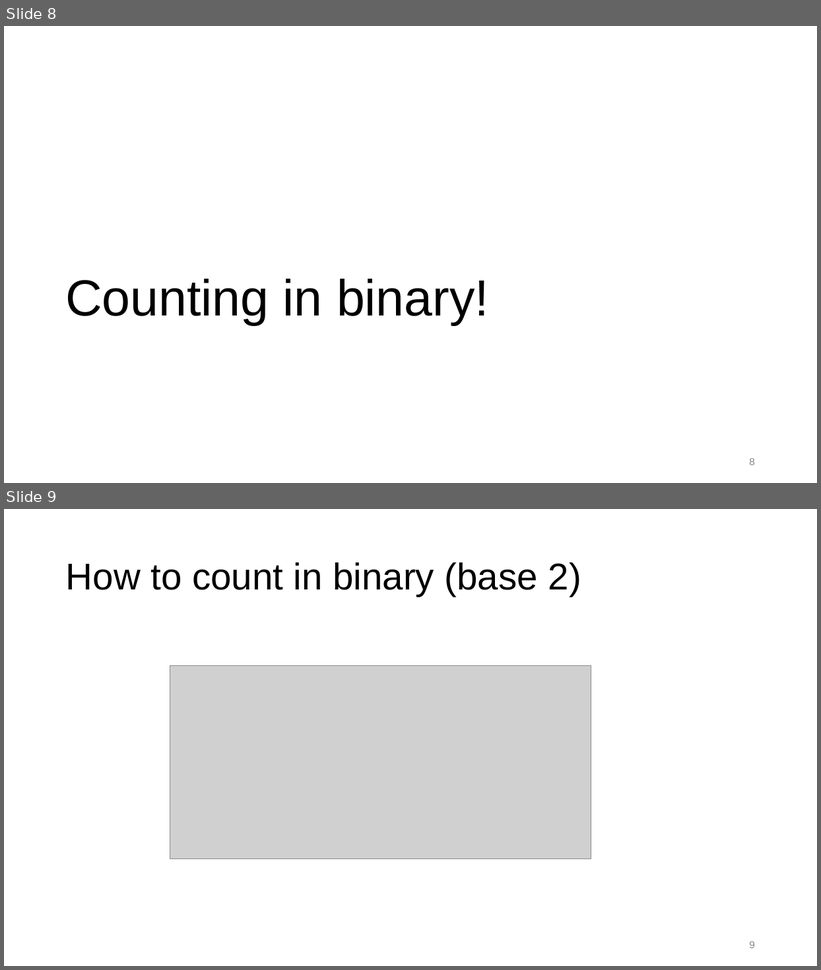
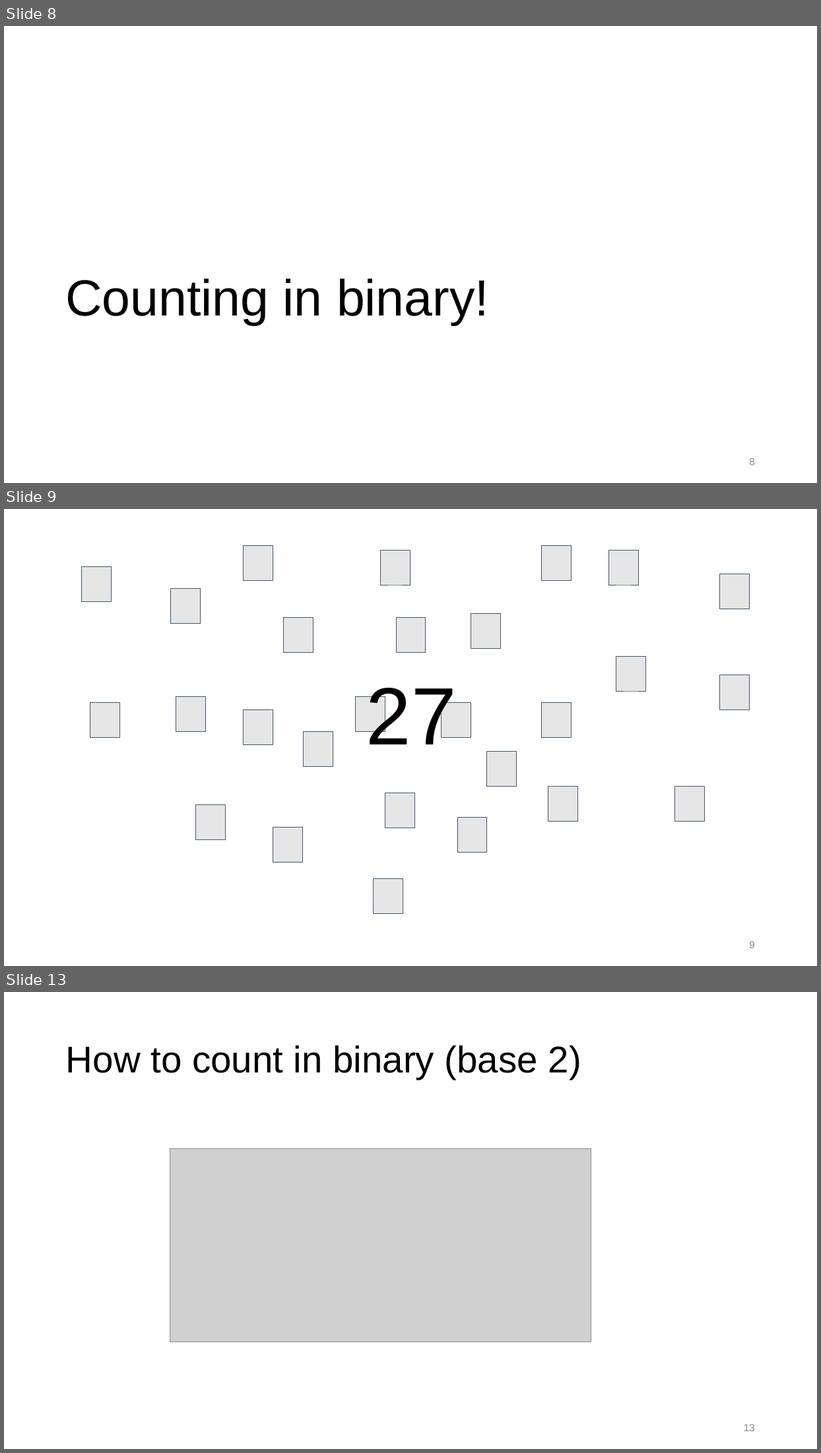
Before and after one commit to GWC-DCMB/ozobotLessons, a slide deck: binary_numbers/2018-08-23_decimalBinaryConversion.pptx. Shown one above the other, each under a label of ours: slides 8 and 9 before the commit, slides 8, 9 and 13 after it; the slides between them are not shown. The pictures are 821x970 and 821x1453 pixels, drawn with LibreOffice and Linux fonts; fonts in the diff are those of the drawing; grey boxes stand for pictures. Boxes give left, top, right and bottom in pixels: in the first picture for what was removed or moved away, otherwise in the second. Text is boxed around its words. In the diff, an @@ line names an element or a change of style, - is before the commit and + after.

```diff
--- a/binary_numbers/2018-08-23_decimalBinaryConversion.pptx
+++ b/binary_numbers/2018-08-23_decimalBinaryConversion.pptx
@@ slide 9 added at [4, 509, 817, 966], background #FFFFFF @@
@@ rectangle added at [244, 545, 274, 580], fill #E7E6E6, outline #44546A 0.75 pt @@
@@ rectangle added at [541, 545, 572, 580], fill #E7E6E6, outline #44546A 0.75 pt @@
@@ rectangle added at [81, 567, 112, 601], fill #E7E6E6, outline #44546A 0.75 pt @@
@@ rectangle added at [380, 550, 411, 585], fill #E7E6E6, outline #44546A 0.75 pt @@
@@ rectangle added at [609, 550, 639, 585], fill #E7E6E6, outline #44546A 0.75 pt @@
@@ rectangle added at [720, 574, 750, 609], fill #E7E6E6, outline #44546A 0.75 pt @@
@@ rectangle added at [171, 588, 201, 623], fill #E7E6E6, outline #44546A 0.75 pt @@
@@ rectangle added at [283, 618, 314, 652], fill #E7E6E6, outline #44546A 0.75 pt @@
@@ rectangle added at [396, 618, 426, 652], fill #E7E6E6, outline #44546A 0.75 pt @@
@@ rectangle added at [471, 613, 501, 648], fill #E7E6E6, outline #44546A 0.75 pt @@
@@ rectangle added at [616, 656, 646, 691], fill #E7E6E6, outline #44546A 0.75 pt @@
@@ rectangle added at [720, 675, 750, 710], fill #E7E6E6, outline #44546A 0.75 pt @@
@@ rectangle added at [90, 702, 120, 737], fill #E7E6E6, outline #44546A 0.75 pt @@
@@ rectangle added at [176, 697, 206, 731], fill #E7E6E6, outline #44546A 0.75 pt @@
@@ rectangle added at [355, 697, 385, 731], fill #E7E6E6, outline #44546A 0.75 pt @@
@@ text added at [366, 688, 457, 745], 96 pt, text #000000 @@
+27
@@ rectangle added at [442, 702, 471, 737], fill #E7E6E6, outline #44546A 0.75 pt @@
@@ rectangle added at [541, 702, 572, 737], fill #E7E6E6, outline #44546A 0.75 pt @@
@@ rectangle added at [244, 710, 274, 745], fill #E7E6E6, outline #44546A 0.75 pt @@
@@ rectangle added at [304, 731, 333, 766], fill #E7E6E6, outline #44546A 0.75 pt @@
@@ rectangle added at [487, 752, 517, 787], fill #E7E6E6, outline #44546A 0.75 pt @@
@@ rectangle added at [195, 805, 225, 840], fill #E7E6E6, outline #44546A 0.75 pt @@
@@ rectangle added at [385, 793, 415, 828], fill #E7E6E6, outline #44546A 0.75 pt @@
@@ rectangle added at [548, 787, 578, 821], fill #E7E6E6, outline #44546A 0.75 pt @@
@@ rectangle added at [675, 787, 705, 821], fill #E7E6E6, outline #44546A 0.75 pt @@
@@ rectangle added at [458, 818, 488, 852], fill #E7E6E6, outline #44546A 0.75 pt @@
@@ rectangle added at [273, 828, 303, 863], fill #E7E6E6, outline #44546A 0.75 pt @@
@@ rectangle added at [374, 879, 403, 914], fill #E7E6E6, outline #44546A 0.75 pt @@
@@ page number added at [749, 941, 755, 949], 12 pt, text #888888 @@
+9
@@ what was slide 9 is now slide 13 @@
@@ page number at [744, 1424, 755, 1432]: text changed @@
-9
+13
```
Also in this commit, not shown: 3 other slides added, 1 slide removed.
